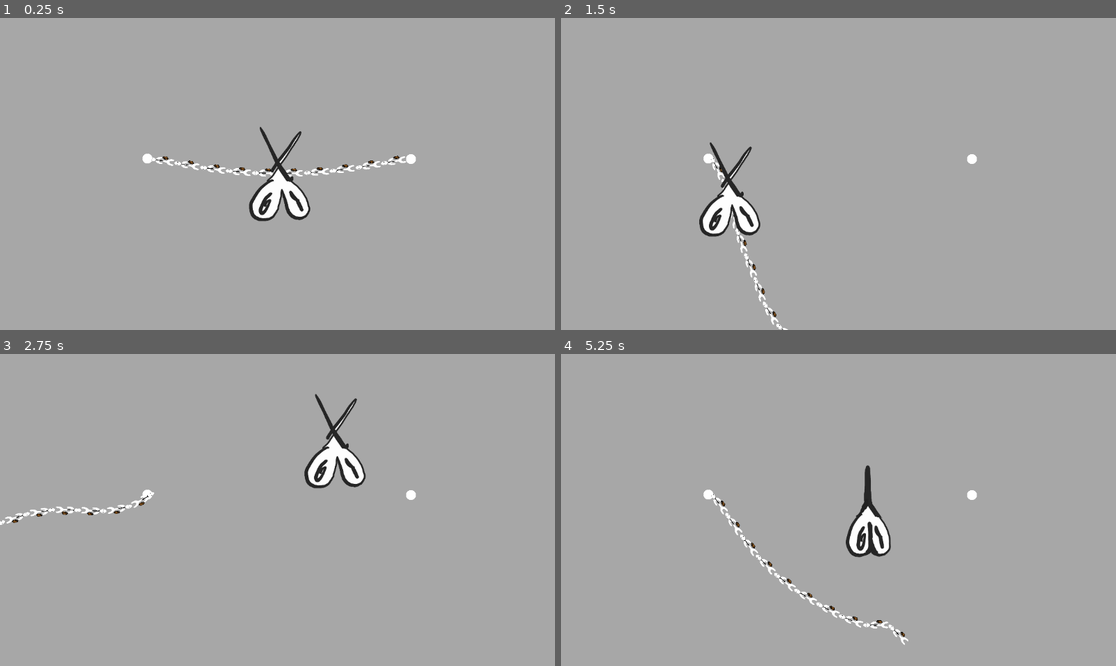
Above: before the commit, frames 1-4 (two rows, left to right).
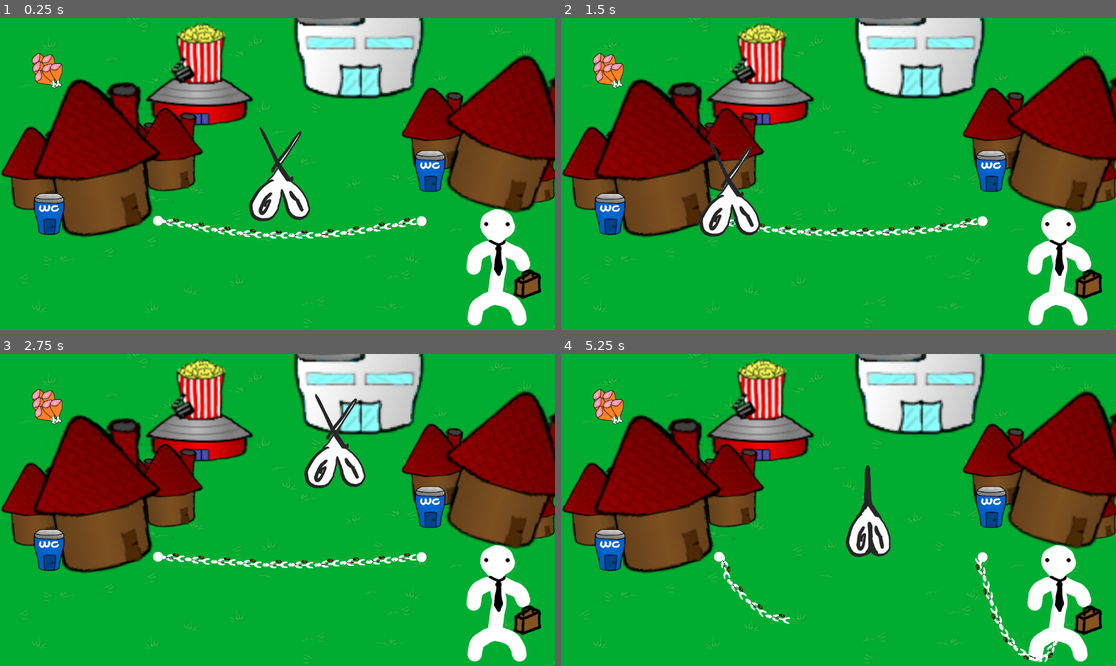
Above: after the commit, the same moments.

Repository: Viggzta/gmtk-jam-2024
Game: Godot game, scene res://scenes/rope/cut_scene.tscn
Two runs of this game, one before a commit and one after it. Both use one fixed random seed, a clock stepped at 60 frames per second and the inputs below. This scene is started directly instead of the project's main scene.
Inputs (mouse positions are in pixels of both pictures, inside the frame that each line leads up to):
- Up to frame 1 (0.25 s): no input
- Up to frame 2 (1.5 s): tap Enter at 0.5 s; move the mouse to (960, 158) at 0.52 s; press the mouse at (960, 158) at 0.53 s; hold D (right) 0.53-1.28 s; move the mouse to (727, 189) at 1.27 s; release the mouse at (727, 189) at 1.28 s; hold S (down) from 1.28 s (still down); right-click (727, 189) at 1.35 s
- Up to frame 3 (2.75 s): move the mouse to (333, 441) at 2.02 s; release S (down) at 2.03 s; hold D (right) from 2.03 s (still down); hold B from 2.03 s (still down)
- Up to frame 4 (5.25 s): move the mouse to (810, 572) at 2.77 s; release D (right) at 2.78 s; release B at 2.78 s; hold W (up) 2.78-3.53 s; click (810, 572) at 2.85 s; move the mouse to (1005, 556) at 3.52 s; hold Right mouse button (right_mouse_click) 3.53-4.28 s; hold A (left) 3.53-5.03 s; move the mouse to (672, 463) at 4.27 s; tap B at 4.35 s; move the mouse to (866, 510) at 5.02 s; press the mouse at (866, 510) at 5.03 s; hold S (down) from 5.03 s (still down)

The runs differ from the first frame. In frame 1, 98% of the frame differs, in the area x 0-100%, y 0-100%; in frame 2, 98%; in frame 3, 98%; in frame 4, 98%.

Commit message:
updatre cut scene

Diff:
--- a/src/scenes/rope/cut_scene.tscn
+++ b/src/scenes/rope/cut_scene.tscn
@@ -1,11 +1,129 @@
-[gd_scene load_steps=3 format=3 uid="uid://dyxv7j2tn2cwc"]
+[gd_scene load_steps=10 format=3 uid="uid://dyxv7j2tn2cwc"]
 
+[ext_resource type="Texture2D" uid="uid://r4av7ou5yclp" path="res://art/grass.png" id="1_7g7v1"]
 [ext_resource type="PackedScene" uid="uid://bg5vjfotr0s4e" path="res://scenes/rope/city_line_rope.tscn" id="1_fpjl3"]
 [ext_resource type="PackedScene" uid="uid://di033g3q3mg8k" path="res://scenes/test/henrik/scissor.tscn" id="2_1q317"]
+[ext_resource type="Texture2D" uid="uid://b7gja5oqqwv0r" path="res://art/buildings/cinema.png" id="4_notbi"]
+[ext_resource type="Texture2D" uid="uid://c4n0yaaowuoje" path="res://art/buildings/house3.png" id="4_pow0f"]
+[ext_resource type="Texture2D" uid="uid://d4i7prgkick60" path="res://art/buildings/baja-maja.png" id="5_w7ly1"]
+[ext_resource type="Texture2D" uid="uid://cx3404sc47tvc" path="res://art/buildings/hospital.png" id="6_8vep8"]
+[ext_resource type="Texture2D" uid="uid://sbk4gb631rqi" path="res://art/boss/boss.png" id="8_tyora"]
+[ext_resource type="Texture2D" uid="uid://dy2sn8vwdg0w6" path="res://art/turkey/turkey.png" id="9_ork1k"]
 
 [node name="CutScene" type="Node2D"]
 
+[node name="Grass" type="Sprite2D" parent="."]
+position = Vector2(579.5, 324.5)
+scale = Vector2(1.1748, 0.661133)
+texture = ExtResource("1_7g7v1")
+
+[node name="Boss" type="Sprite2D" parent="."]
+position = Vector2(1034, 513)
+texture = ExtResource("8_tyora")
+
 [node name="CityLineRope" parent="." instance=ExtResource("1_fpjl3")]
-position = Vector2(306, 292)
+position = Vector2(328, 421)
+
+[node name="Cinema" type="Sprite2D" parent="."]
+position = Vector2(417, 132)
+scale = Vector2(2, 2)
+texture = ExtResource("4_notbi")
+
+[node name="Houses" type="Node2D" parent="."]
+
+[node name="Small house" type="Sprite2D" parent="Houses"]
+position = Vector2(287, 270)
+rotation = -0.0891102
+scale = Vector2(1.23199, 1.23199)
+texture = ExtResource("4_pow0f")
+
+[node name="Small house2" type="Sprite2D" parent="Houses"]
+position = Vector2(1117, 326)
+rotation = -0.0891102
+scale = Vector2(1.23199, 1.23199)
+texture = ExtResource("4_pow0f")
+
+[node name="Medium House" type="Sprite2D" parent="Houses"]
+position = Vector2(908, 232)
+rotation = -0.0751442
+scale = Vector2(1.82833, 1.82833)
+texture = ExtResource("4_pow0f")
+
+[node name="Medium House2" type="Sprite2D" parent="Houses"]
+position = Vector2(355, 274)
+rotation = -0.0751442
+scale = Vector2(1.82833, 1.82833)
+texture = ExtResource("4_pow0f")
+
+[node name="Medium House3" type="Sprite2D" parent="Houses"]
+position = Vector2(77.0001, 313)
+rotation = -0.0751442
+scale = Vector2(1.82833, 1.82833)
+texture = ExtResource("4_pow0f")
+
+[node name="BigHouse" type="Sprite2D" parent="Houses"]
+position = Vector2(206.336, 288.328)
+rotation = -0.194287
+scale = Vector2(3.4375, 3.4375)
+texture = ExtResource("4_pow0f")
+
+[node name="BigHouse3" type="Sprite2D" parent="Houses"]
+position = Vector2(206.336, 288.328)
+rotation = -0.194287
+scale = Vector2(3.4375, 3.4375)
+texture = ExtResource("4_pow0f")
+
+[node name="BigHouse2" type="Sprite2D" parent="Houses"]
+position = Vector2(1063.34, 241.328)
+rotation = 0.294106
+scale = Vector2(3.4375, 3.4375)
+texture = ExtResource("4_pow0f")
+
+[node name="Hospital" type="Sprite2D" parent="."]
+position = Vector2(751, 9)
+scale = Vector2(3.5, 3.5)
+texture = ExtResource("6_8vep8")
+
+[node name="Turkeys" type="Node2D" parent="."]
+position = Vector2(73, 94)
+scale = Vector2(0.5, 0.5)
+
+[node name="Turkey5" type="Sprite2D" parent="Turkeys"]
+position = Vector2(24, 2)
+texture = ExtResource("9_ork1k")
+
+[node name="Turkey4" type="Sprite2D" parent="Turkeys"]
+position = Vector2(60, 8)
+rotation = 0.34139
+texture = ExtResource("9_ork1k")
+
+[node name="Turkey6" type="Sprite2D" parent="Turkeys"]
+position = Vector2(26, 36)
+texture = ExtResource("9_ork1k")
+
+[node name="Turkey" type="Sprite2D" parent="Turkeys"]
+position = Vector2(38, 68)
+rotation = -0.272552
+texture = ExtResource("9_ork1k")
+
+[node name="Turkey2" type="Sprite2D" parent="Turkeys"]
+position = Vector2(60, 46)
+rotation = 0.384553
+texture = ExtResource("9_ork1k")
+
+[node name="Turkey3" type="Sprite2D" parent="Turkeys"]
+position = Vector2(88, 42)
+rotation = 0.641352
+texture = ExtResource("9_ork1k")
+
+[node name="Bajs" type="Node2D" parent="."]
+
+[node name="Baja-maja" type="Sprite2D" parent="Bajs"]
+position = Vector2(104, 404)
+texture = ExtResource("5_w7ly1")
+
+[node name="Baja-maja2" type="Sprite2D" parent="Bajs"]
+position = Vector2(895, 315)
+texture = ExtResource("5_w7ly1")
 
 [node name="Scissor" parent="." instance=ExtResource("2_1q317")]
